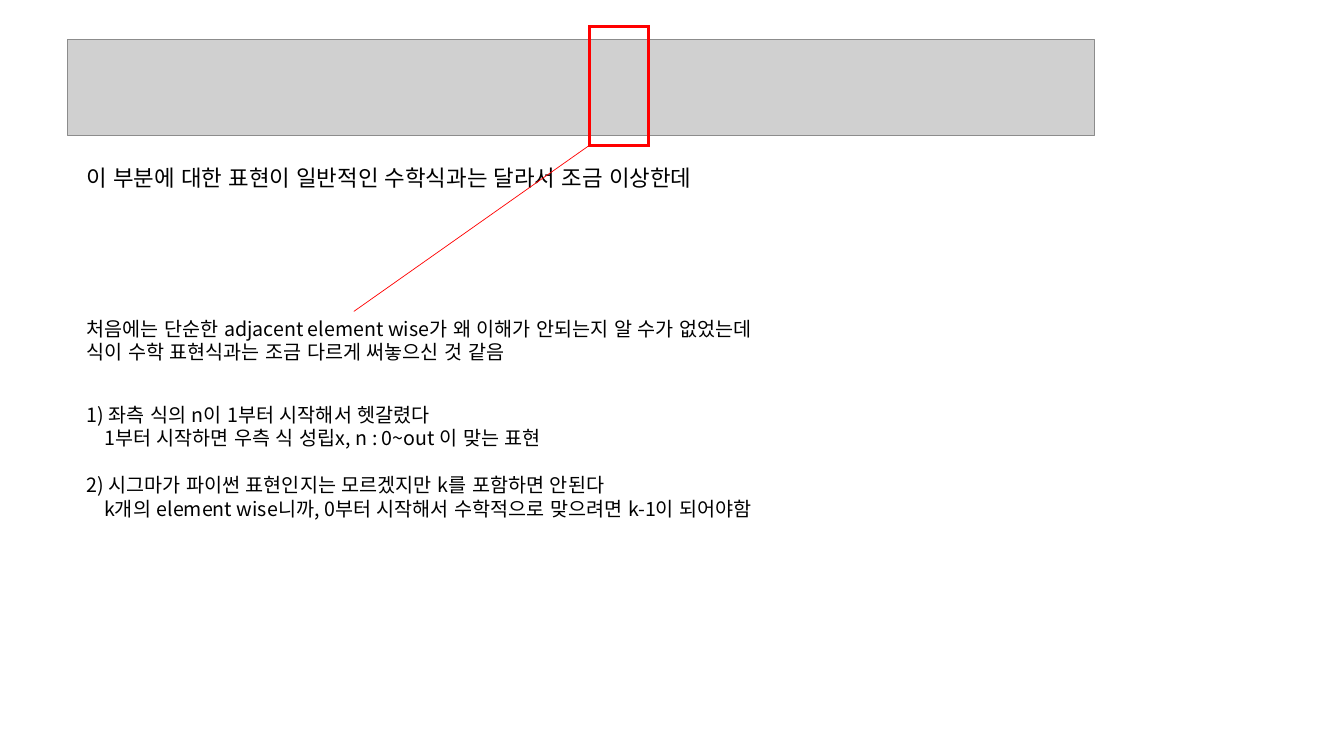
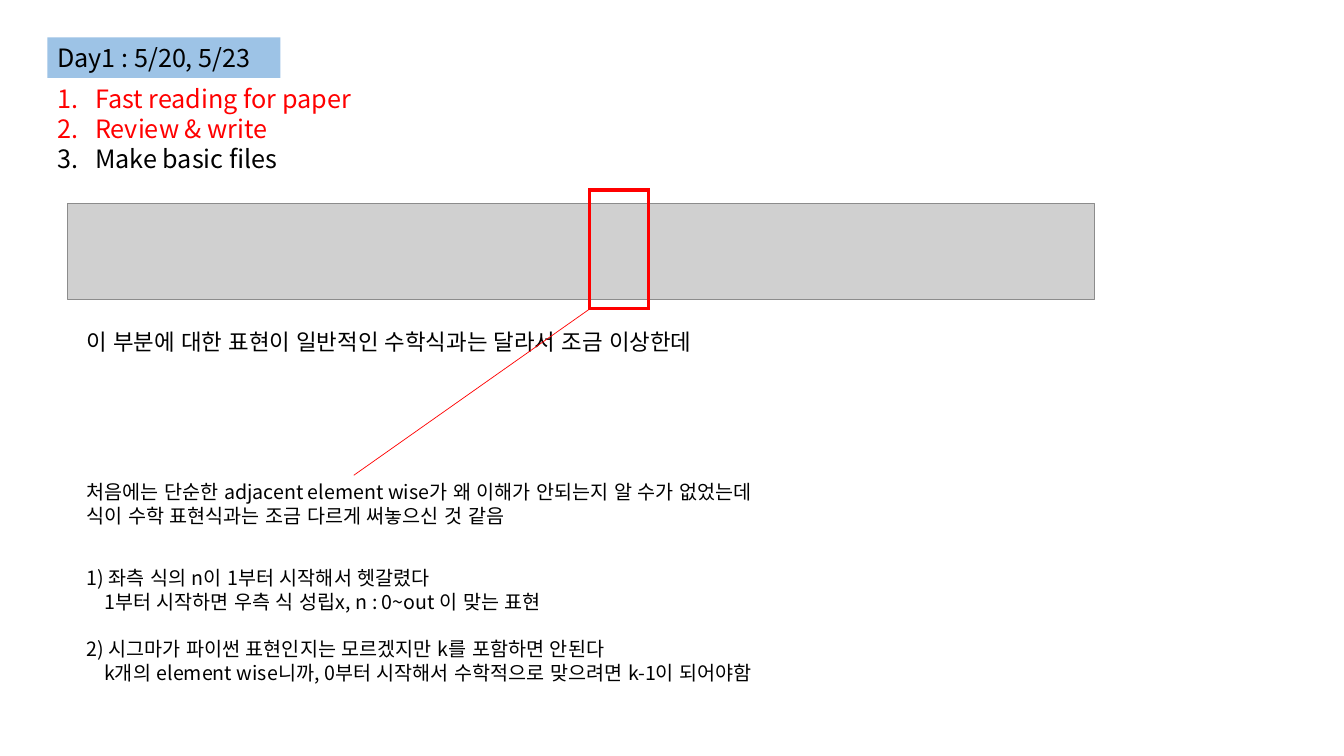
Before and after one commit to crapine1119/fishnet, a slide deck: slide 2 of PPT/fishnet_understanding.pptx. Drawn at 1344x756 pixels with LibreOffice and Linux fonts; fonts in the diff are those of the drawing; grey boxes stand for pictures. Boxes give left, top, right and bottom in pixels: in the first picture for what was removed or moved away, otherwise in the second. Text is boxed around its words. In the diff, an @@ line names an element or a change of style, - is before the commit and + after.

```diff
--- a/PPT/fishnet_understanding.pptx
+++ b/PPT/fishnet_understanding.pptx
@@ rectangle added at box(47, 37, 280, 78), fill #9DC3E6, 18 pt, text #000000 @@
+Day1 : 5/20, 5/23
@@ text added at box(95, 87, 351, 169), 18 pt, text #FF0000 @@
+1. Fast reading for paper
+2. Review & write
+3. Make basic files
@@ 3 texts, 1 picture, 1 line, 1 rectangle: place and size @@
-3 texts, 1 picture, 1 line, 1 rectangle at box(68, 26, 1095, 520)
+3 texts, 1 picture, 1 line, 1 rectangle at box(68, 191, 1095, 684)
```
Also in this commit, not shown: 1 other slide changed, 2 slides added, 2 other files.
